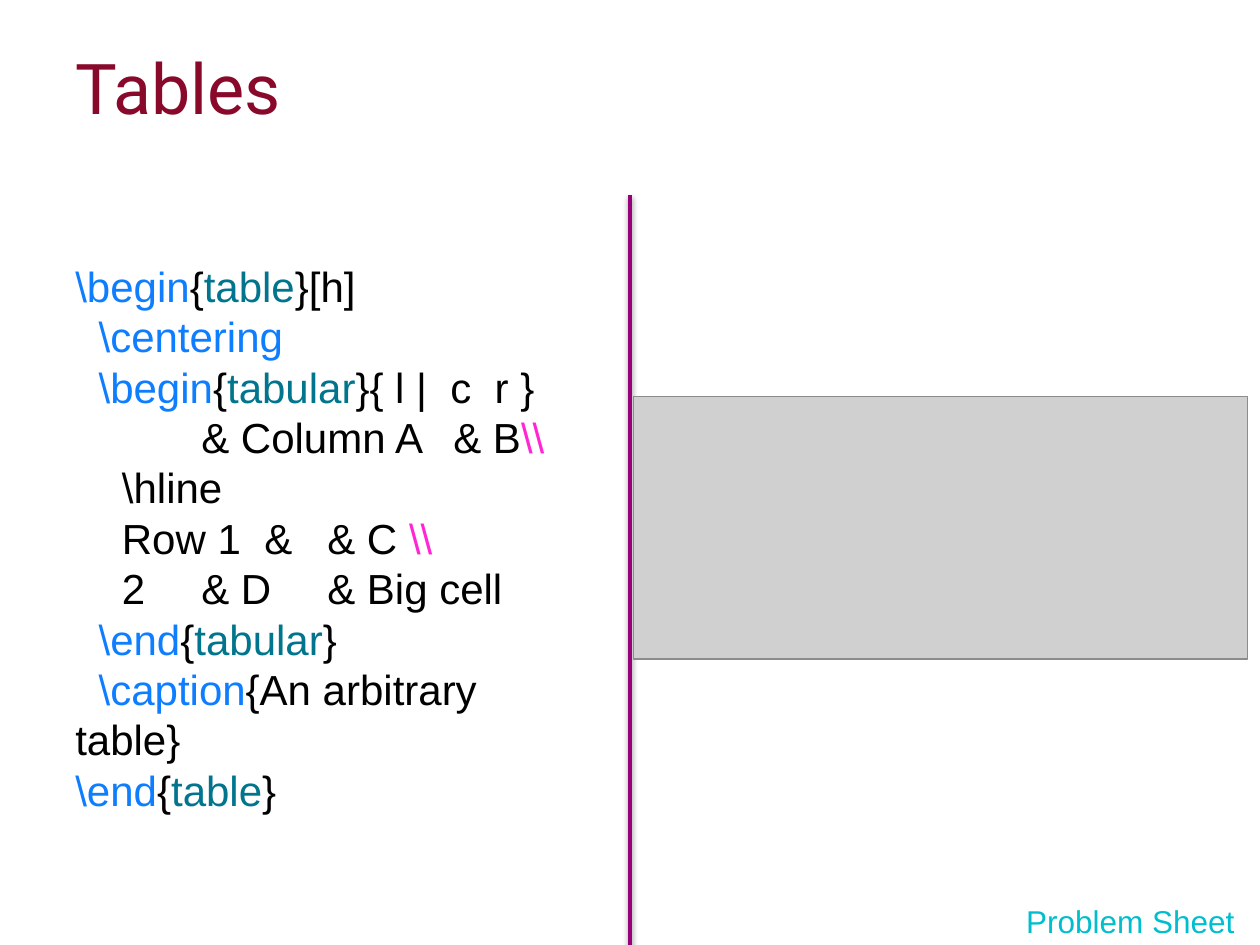
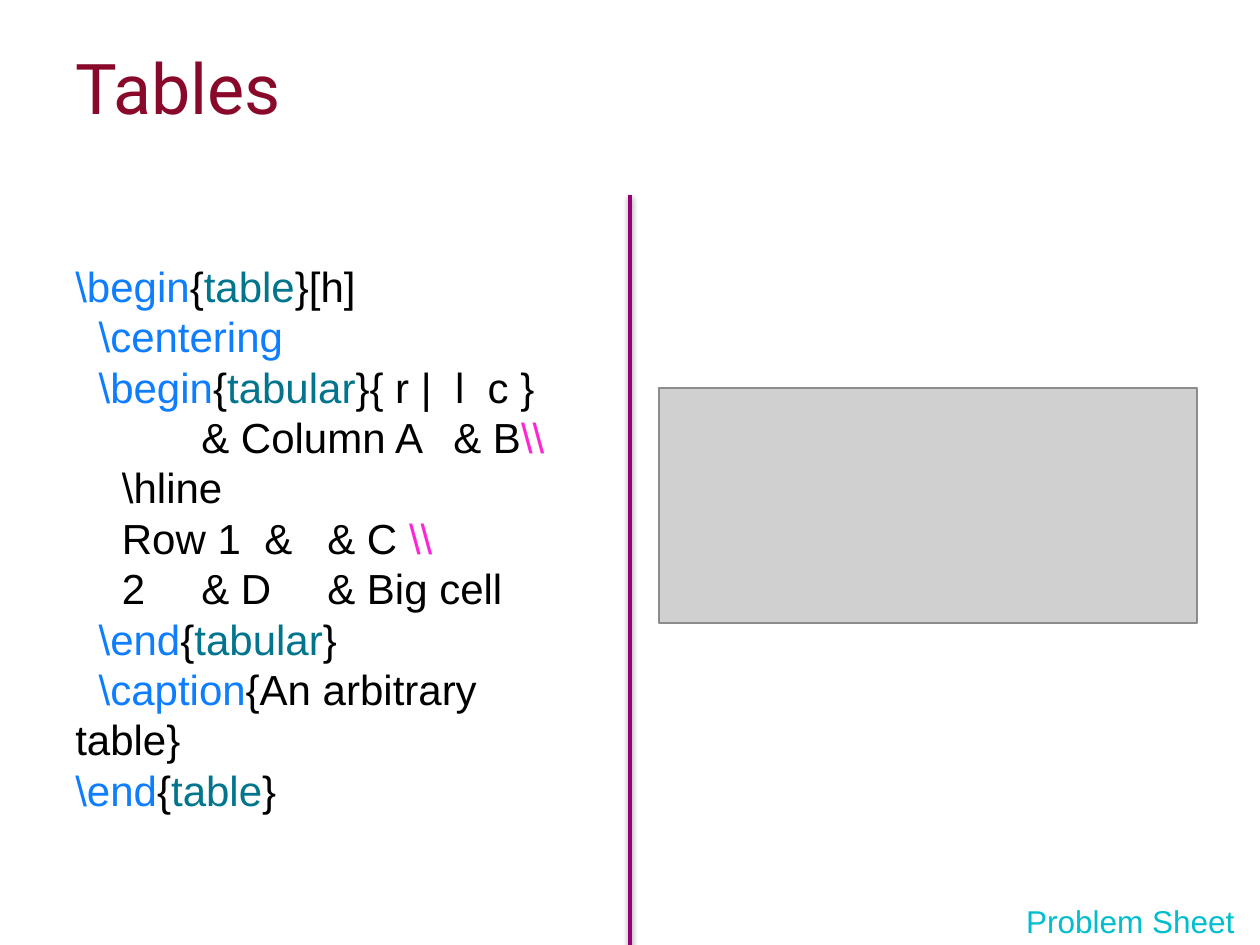
Before and after one commit to ImperialCollegeLondon/RCDS-introduction-to-latex, a slide deck: slide 20 of Intro to Latex Slides.pptx. Drawn at 1260x945 pixels with LibreOffice and Linux fonts; fonts in the diff are those of the drawing; grey boxes stand for pictures; background and template pictures are left out. Boxes give left, top, right and bottom in pixels: in the first picture for what was removed or moved away, otherwise in the second. Text is boxed around its words. In the diff, an @@ line names an element or a change of style, - is before the commit and + after.

```diff
--- a/Intro to Latex Slides.pptx
+++ b/Intro to Latex Slides.pptx
@@ text at box(99, 372, 509, 411): text changed @@
-\begin{tabular}{ l | c r }
+\begin{tabular}{ r | l c }
@@ picture: place and size @@
-picture at box(634, 397, 1247, 659)
+picture at box(659, 388, 1197, 624)
```
Also in this commit, not shown: 1 other slide changed, 2 other files.
